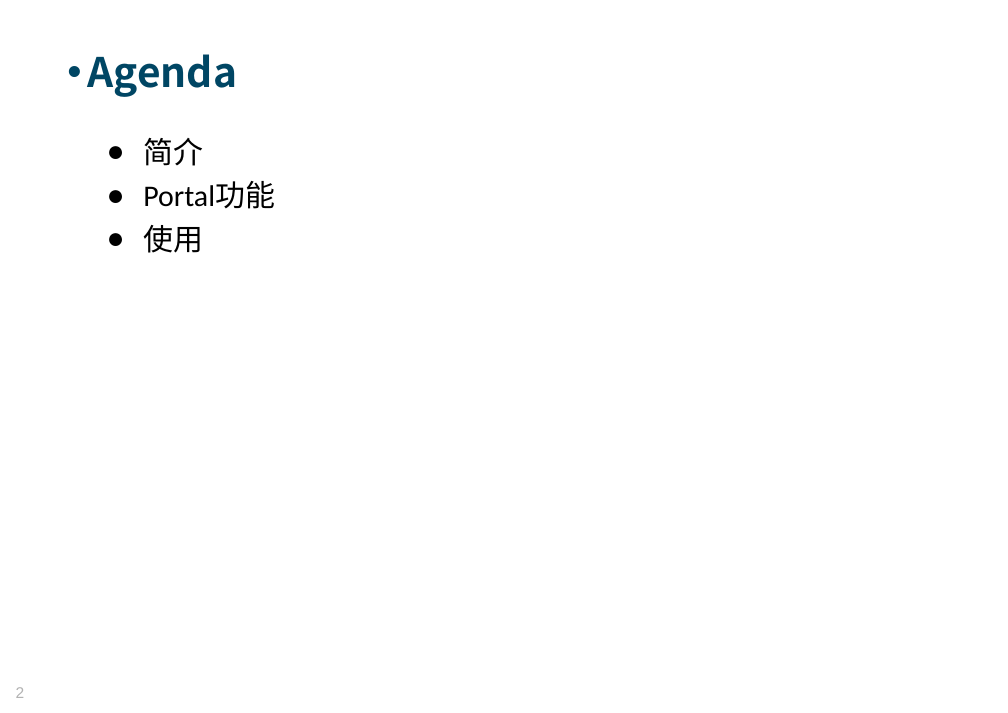
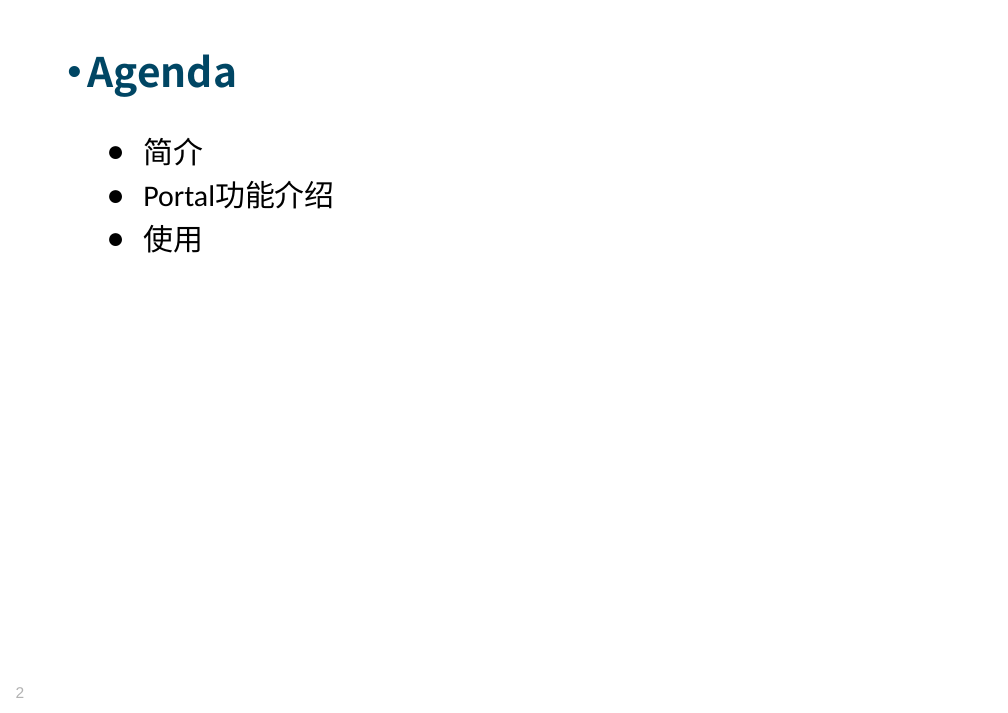
Before and after one commit to MosesZhu/Cube, a slide deck: slide 2 of Document/New Webframework Introduction.ppt. Drawn at 1008x713 pixels with LibreOffice and Linux fonts; fonts in the diff are those of the drawing; background and template pictures are left out. Boxes give left, top, right and bottom in pixels: in the first picture for what was removed or moved away, otherwise in the second. Text is boxed around its words. In the diff, an @@ line names an element or a change of style, - is before the commit and + after.

```diff
--- a/Document/New Webframework Introduction.ppt
+++ b/Document/New Webframework Introduction.ppt
@@ text at <box>143,181,334,209</box>: text changed @@
-● Portal功能
+● Portal功能介绍
```
Also in this commit, not shown: 13 slides added, 1 slide removed, 1 other file.
